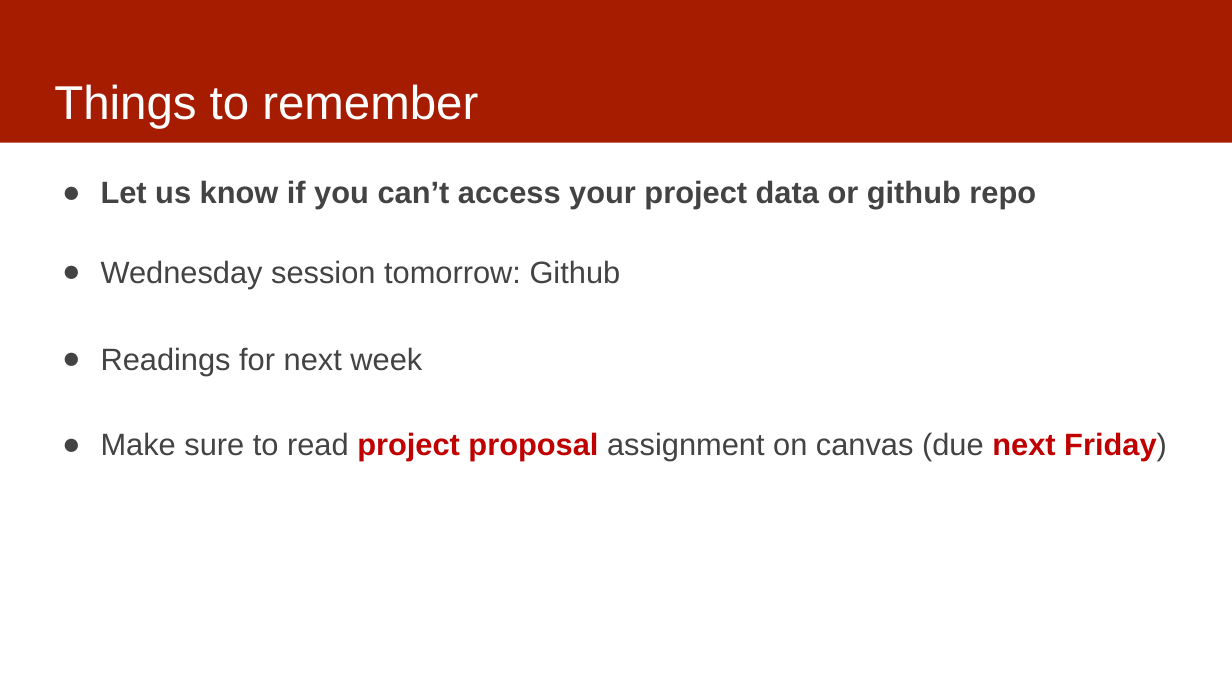
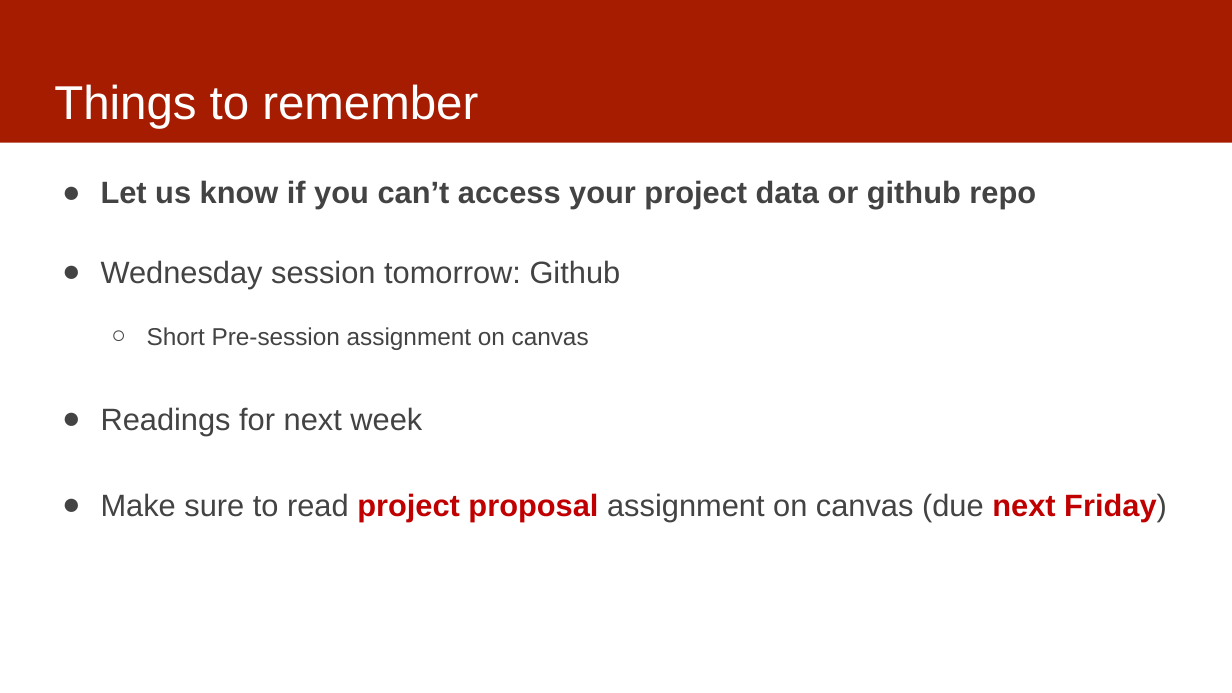
Before and after one commit to dssg/mlforpublicpolicylab, a slide deck: slide 3 of Lectures/06-data-exploration.pptx. Drawn at 1232x693 pixels with LibreOffice and Linux fonts; fonts in the diff are those of the drawing. Boxes give left, top, right and bottom in pixels: in the first picture for what was removed or moved away, otherwise in the second. Text is boxed around its words. In the diff, an @@ line names an element or a change of style, - is before the commit and + after.

```diff
--- a/Lectures/06-data-exploration.pptx
+++ b/Lectures/06-data-exploration.pptx
@@ text at box(147, 327, 589, 350): paragraph added @@
+  ○ Short Pre-session assignment on canvas
```
Also in this commit, not shown: 1 other slide changed, 2 slides removed.
